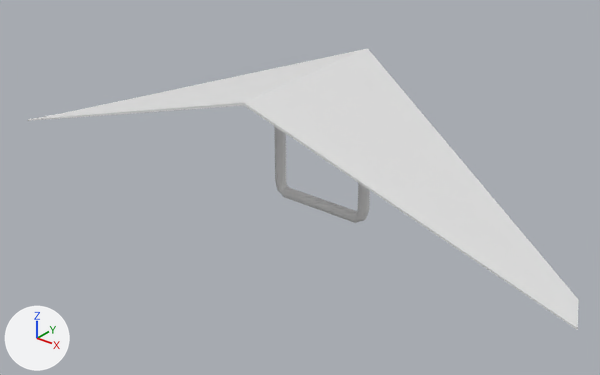
What one commit did to the FBX model Assets/_MyAssets/Meshes/HangGlider/HangGliderPlaceholder.fbx.
Rendered twice from a 50 mm lens placed at (5.96, -7.87, 3.29), pointed at (0.07, -0.51, -1.28). Every picture has the same lights, and +X, +Y and +Z are marked at lower left. Where no turn or scale is listed for an object, it has been applied to the vertices.
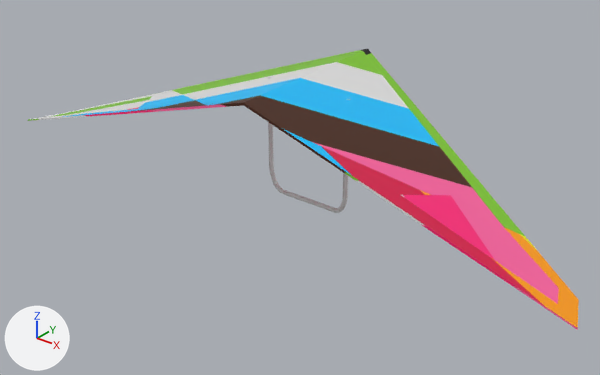
Where the newer file only moved an object's origin or applied its transform, the numbers keep the older frame.

Where the change shows, as pixel boxes [x1, y1, x2, y2] in the pictures (600 x 375 px):
'Cube', recoloured, surface changed
    both: [28, 48, 579, 330]
'Cylinder', deleted
    before: [274, 126, 370, 223]
'Cube.002', added
    after: [268, 77, 350, 213]

The change, as a diff of the scene's bpy script:
```diff
--- a/Assets/_MyAssets/Meshes/HangGlider/HangGliderPlaceholder.fbx.py
+++ b/Assets/_MyAssets/Meshes/HangGlider/HangGliderPlaceholder.fbx.py
@@ img_hang_glider_png @@
+img_hang_glider_png = load_image('Hang Glider.png', '../../Textures/Hang Glider.png', 1024, 1024, 'sRGB')
@@ mat_material_001 @@
+mat_material_001 = principled_material('Material.001')
+mat_material_001.texture = img_hang_glider_png
@@ me_cube_001 @@
 me_cube_001.from_pydata(...)  # 12 vertices, 10 faces; spans x -4.07..4.07, y -1.59..1.0, z -1.06..0.16
 # used by ob_cube; location = (0.0, 0.0, 0.0)
+# me_cube_001 part 1: texture (UV) coordinates of 10 of 10 faces, centred in x -3.99..3.99, y -1.51..-0.07, z -1.05..-0.46, changed; they spanned u 0.26..0.89, v 0.0..1.0 and now span u 0.26..0.64, v 0.0..1.0
+me_cube_001.materials.append(mat_material_001)  # picture img_hang_glider_png
@@ me_cube_003 @@
+me_cube_003.from_pydata(...)  # 192 vertices, 180 faces; spans x -0.64..0.62, y -0.3..-0.24, z -1.61..-0.04
@@ ob_cylinder @@
-ob_cylinder = bpy.data.objects.new('Cylinder', me_cylinder)
-ob_cylinder.location = (0.0, 0.0, 0.0)
@@ ob_cube_002 @@
+ob_cube_002 = bpy.data.objects.new('Cube.002', me_cube_003)
+ob_cube_002.location = (0.0, 0.0, 0.0)
```
